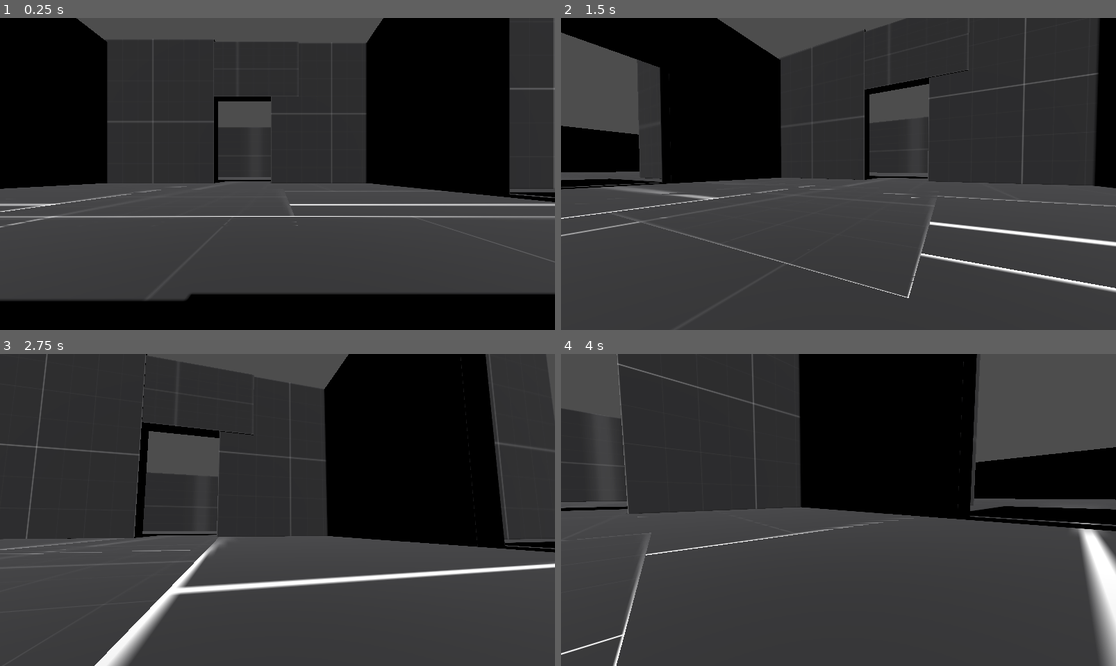
Above: before the commit, frames 1-4 (two rows, left to right).
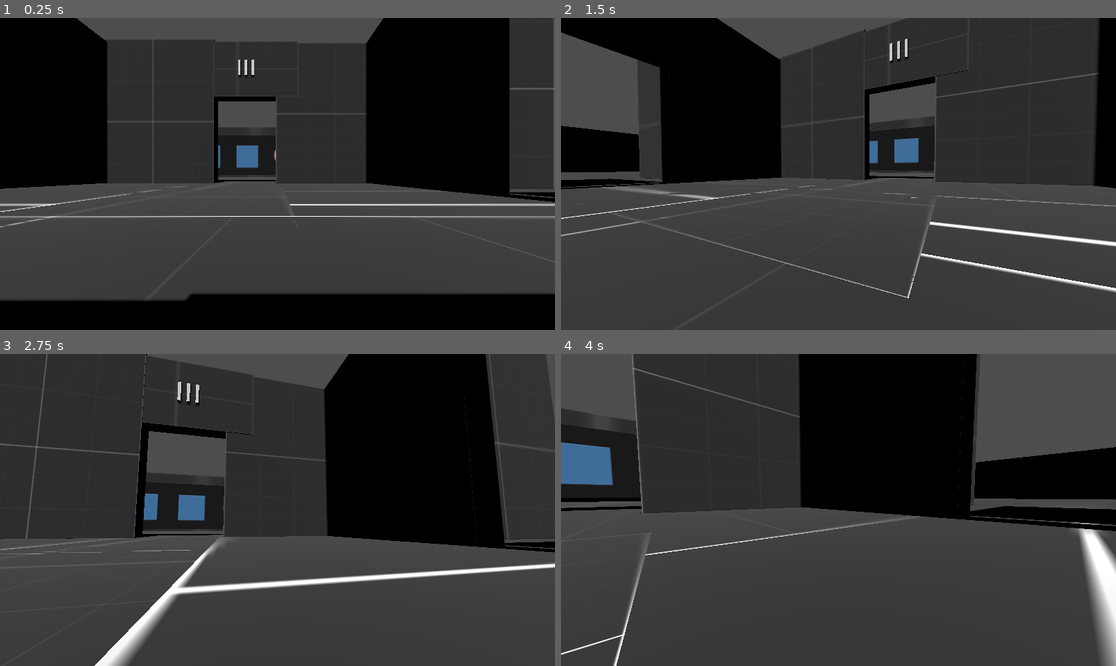
Above: after the commit, the same moments.

Repository: aapolipponen/otajamit-30-1-2026
Game: Godot game, scene res://Testing.tscn
The game is run twice, just before and just after one commit, with the same random seed, the same clock (stepped at 60 frames per second) and the same inputs.
Inputs (mouse positions are in pixels of both pictures, inside the frame that each line leads up to):
- Up to frame 1 (0.25 s): no input
- Up to frame 2 (1.5 s): tap Enter at 0.5 s; move the mouse to (866, 174) at 0.52 s; hold Ctrl (crouch) 0.53-1.28 s; hold W (forward) from 0.53 s (still down); tap Space (jump) at 0.77 s; move the mouse to (810, 174) at 1.27 s; tap Shift (walk) at 1.35 s
- Up to frame 3 (2.75 s): keep holding W (forward); tap Space (jump) at 1.52 s; move the mouse to (288, 503) at 2.02 s; hold Ctrl (crouch) from 2.03 s (still down)
- Up to frame 4 (4 s): keep holding W (forward); move the mouse to (832, 516) at 2.77 s; release Ctrl (crouch) at 2.78 s; tap Shift (walk) at 2.85 s; tap Space (jump) at 3.02, 3.77 s; move the mouse to (877, 513) at 3.52 s; hold Ctrl (crouch) from 3.53 s (still down)

The runs differ from the first frame. In frame 1, 0.9% of the frame differs, in the area x 39-60%, y 8-54%; in frame 2, 1.2%; in frame 3, 1.3%; in frame 4, 3.1%, in the area x 0-64%, y 0-57%.

Commit message:
Add files via upload
Map, II and III

Diff:
--- a/Testing.tscn
+++ b/Testing.tscn
@@ -2,6 +2,20 @@
 
 [ext_resource type="PackedScene" uid="uid://7rwa47xsk8m2" path="res://PlayerController.tscn" id="1_xsbja"]
 [ext_resource type="Texture2D" uid="uid://c1gn75bth5tv2" path="res://texture_01.png" id="2_kbnka"]
+[ext_resource type="Texture2D" uid="uid://b3grgiw0pknxx" path="res://Näyttökuva 2026-01-30 212215.png" id="3_ug5dp"]
+[ext_resource type="Texture2D" uid="uid://bpdh83ch0ec6x" path="res://Näyttökuva 2026-01-30 225611.png" id="4_ggfmo"]
+[ext_resource type="Texture2D" uid="uid://7d6k0du2330p" path="res://Näyttökuva 2026-01-30 212002.png" id="4_p1hxi"]
+[ext_resource type="Texture2D" uid="uid://n1qeubu8dqmk" path="res://Näyttökuva 2026-01-30 212021.png" id="5_ggfmo"]
+[ext_resource type="Texture2D" uid="uid://beldvkdcadv54" path="res://Näyttökuva 2026-01-30 212006.png" id="6_w83xx"]
+[ext_resource type="Texture2D" uid="uid://cnwyumsydokdn" path="res://Näyttökuva 2026-01-30 212010.png" id="7_hfmw1"]
+[ext_resource type="Texture2D" uid="uid://dghi725khctdy" path="res://Näyttökuva 2026-01-30 212014.png" id="8_ggpq4"]
+[ext_resource type="Texture2D" uid="uid://kw7refyu5ynn" path="res://Näyttökuva 2026-01-30 230907.png" id="8_hfmw1"]
+[ext_resource type="Texture2D" uid="uid://b1hd6y0tchy6t" path="res://Näyttökuva 2026-01-30 230914.png" id="9_ggpq4"]
+[ext_resource type="Texture2D" uid="uid://c57mqhkqy1he6" path="res://Näyttökuva 2026-01-30 212017.png" id="9_j3rha"]
+[ext_resource type="Texture2D" uid="uid://b33ywxvo3xhn4" path="res://Näyttökuva 2026-01-30 230919.png" id="10_j3rha"]
+[ext_resource type="Texture2D" uid="uid://b1ttpqyebefqb" path="res://Näyttökuva 2026-01-30 230923.png" id="11_cdvb4"]
+[ext_resource type="Texture2D" uid="uid://0r5lilerbxgf" path="res://Näyttökuva 2026-01-30 230933.png" id="12_vpgx6"]
+[ext_resource type="Texture2D" uid="uid://dkw5why1rq4xu" path="res://Näyttökuva 2026-01-30 230938.png" id="13_a0cfd"]
 
 [sub_resource type="StandardMaterial3D" id="StandardMaterial3D_j58s4"]
 albedo_texture = ExtResource("2_kbnka")
@@ -14,6 +28,64 @@
 
 [sub_resource type="BoxMesh" id="BoxMesh_kfraa"]
 
+[sub_resource type="StandardMaterial3D" id="StandardMaterial3D_cdvb4"]
+albedo_texture = ExtResource("3_ug5dp")
+uv1_scale = Vector3(2.965, 1.98, 1)
+
+[sub_resource type="StandardMaterial3D" id="StandardMaterial3D_w83xx"]
+albedo_texture = ExtResource("4_ggfmo")
+uv1_scale = Vector3(3.01, 1.91, 1)
+
+[sub_resource type="StandardMaterial3D" id="StandardMaterial3D_vpgx6"]
+albedo_texture = ExtResource("4_p1hxi")
+uv1_scale = Vector3(2.665, 2.105, 2.665)
+
+[sub_resource type="StandardMaterial3D" id="StandardMaterial3D_a0cfd"]
+albedo_texture = ExtResource("5_ggfmo")
+uv1_scale = Vector3(2.985, 2, 1)
+
+[sub_resource type="StandardMaterial3D" id="StandardMaterial3D_upr0i"]
+albedo_texture = ExtResource("6_w83xx")
+uv1_scale = Vector3(2.81, 1.965, 1)
+
+[sub_resource type="StandardMaterial3D" id="StandardMaterial3D_5jjg2"]
+albedo_texture = ExtResource("8_hfmw1")
+uv1_scale = Vector3(2.995, 1.895, 1)
+
+[sub_resource type="StandardMaterial3D" id="StandardMaterial3D_pg7ua"]
+albedo_texture = ExtResource("9_ggpq4")
+uv1_scale = Vector3(2.935, 2.195, 1)
+
+[sub_resource type="StandardMaterial3D" id="StandardMaterial3D_i5yph"]
+albedo_texture = ExtResource("10_j3rha")
+uv1_scale = Vector3(2.99, 1.88, 1)
+
+[sub_resource type="StandardMaterial3D" id="StandardMaterial3D_g36nn"]
+albedo_texture = ExtResource("11_cdvb4")
+uv1_scale = Vector3(3, 1.89, 1)
+
+[sub_resource type="StandardMaterial3D" id="StandardMaterial3D_8uycl"]
+albedo_texture = ExtResource("12_vpgx6")
+uv1_scale = Vector3(2.995, 1.825, 1)
+
+[sub_resource type="StandardMaterial3D" id="StandardMaterial3D_j0nvx"]
+albedo_texture = ExtResource("13_a0cfd")
+uv1_scale = Vector3(3, 1.88, 1)
+
+[sub_resource type="StandardMaterial3D" id="StandardMaterial3D_emyso"]
+albedo_texture = ExtResource("7_hfmw1")
+uv1_scale = Vector3(2.815, 2.045, 1)
+
+[sub_resource type="StandardMaterial3D" id="StandardMaterial3D_v0y1x"]
+albedo_texture = ExtResource("8_ggpq4")
+uv1_scale = Vector3(2.755, 1.965, 1)
+
+[sub_resource type="StandardMaterial3D" id="StandardMaterial3D_b5xk3"]
+albedo_texture = ExtResource("9_j3rha")
+uv1_scale = Vector3(2.675, 2.025, 1)
+
+[sub_resource type="StandardMaterial3D" id="StandardMaterial3D_kfraa"]
+
 [node name="Node3D" type="Node3D" unique_id=91772372]
 
 [node name="CharacterBody3D" parent="." unique_id=1370756456 instance=ExtResource("1_xsbja")]
@@ -57,16 +129,6 @@
 [node name="StaticBody3D" type="StaticBody3D" parent="MeshInstance3D6" unique_id=454591530]
 
 [node name="CollisionShape3D" type="CollisionShape3D" parent="MeshInstance3D6/StaticBody3D" unique_id=757194008]
-shape = SubResource("ConcavePolygonShape3D_j54wf")
-
-[node name="MeshInstance3D7" type="MeshInstance3D" parent="." unique_id=1188955517]
-transform = Transform3D(107.27331, 0, 0, 0, 1.807494, 0, 0, 0, 103.61589, 3.571827, -12.662439, -0.5753555)
-material_override = SubResource("StandardMaterial3D_j58s4")
-mesh = SubResource("BoxMesh_g1yhe")
-
-[node name="StaticBody3D" type="StaticBody3D" parent="MeshInstance3D7" unique_id=2004272896]
-
-[node name="CollisionShape3D" type="CollisionShape3D" parent="MeshInstance3D7/StaticBody3D" unique_id=639410105]
 shape = SubResource("ConcavePolygonShape3D_j54wf")
 
 [node name="MeshInstance3D35" type="MeshInstance3D" parent="." unique_id=420137727]
@@ -339,6 +401,28 @@
 [node name="CollisionShape3D" type="CollisionShape3D" parent="MeshInstance3D24/StaticBody3D" unique_id=201357453]
 shape = SubResource("ConcavePolygonShape3D_j54wf")
 
+[node name="MeshInstance3D51" type="MeshInstance3D" parent="." unique_id=1310292400]
+transform = Transform3D(-1.2365145e-07, 0, -84.37276, 0, 21.77872, 0, 2.8288155, 0, -3.6880504e-06, 5.5933056, 6.1683435, -98.749794)
+material_override = SubResource("StandardMaterial3D_cdvb4")
+mesh = SubResource("BoxMesh_kfraa")
+skeleton = NodePath("../MeshInstance3D")
+
+[node name="StaticBody3D" type="StaticBody3D" parent="MeshInstance3D51" unique_id=232952691]
+
+[node name="CollisionShape3D" type="CollisionShape3D" parent="MeshInstance3D51/StaticBody3D" unique_id=1732739915]
+shape = SubResource("ConcavePolygonShape3D_j54wf")
+
+[node name="MeshInstance3D52" type="MeshInstance3D" parent="." unique_id=1852342569]
+transform = Transform3D(-2.9645646, 0, 8.792348, 0, 21.77872, 0, -0.16122968, 0, -161.66676, 189.71417, 7.9832773, 2.2926598)
+material_override = SubResource("StandardMaterial3D_w83xx")
+mesh = SubResource("BoxMesh_kfraa")
+skeleton = NodePath("../MeshInstance3D")
+
+[node name="StaticBody3D" type="StaticBody3D" parent="MeshInstance3D52" unique_id=1679431277]
+
+[node name="CollisionShape3D" type="CollisionShape3D" parent="MeshInstance3D52/StaticBody3D" unique_id=1832663334]
+shape = SubResource("ConcavePolygonShape3D_j54wf")
+
 [node name="MeshInstance3D31" type="MeshInstance3D" parent="." unique_id=2118064126]
 transform = Transform3D(-1.2365146e-07, 0, -396.75284, 0, 32.761345, 0, 2.8288157, 0, -1.7342618e-05, 0.4701767, 6.1683435, 111.416214)
 material_override = SubResource("StandardMaterial3D_j58s4")
@@ -384,7 +468,7 @@
 shape = SubResource("ConcavePolygonShape3D_j54wf")
 
 [node name="MeshInstance3D17" type="MeshInstance3D" parent="." unique_id=193085273]
-transform = Transform3D(-1.2365142e-07, 0, -24.253628, 0, 28.301455, 0, 2.8288147, 0, -1.0601598e-06, 23.820908, 7.839327, -26.470005)
+transform = Transform3D(-1.2365142e-07, 0, -46.794624, 0, 28.301455, 0, 2.8288147, 0, -2.045458e-06, 36.058235, 7.839327, -26.470005)
 material_override = SubResource("StandardMaterial3D_j58s4")
 mesh = SubResource("BoxMesh_kfraa")
 skeleton = NodePath("../MeshInstance3D")
@@ -392,6 +476,162 @@
 [node name="StaticBody3D" type="StaticBody3D" parent="MeshInstance3D17" unique_id=1943653922]
 
 [node name="CollisionShape3D" type="CollisionShape3D" parent="MeshInstance3D17/StaticBody3D" unique_id=456248630]
+transform = Transform3D(1, 0, 0, 0, 0.9996995, 0, 0, 0, 1, 0, 0, 0)
+shape = SubResource("ConcavePolygonShape3D_j54wf")
+
+[node name="MeshInstance3D45" type="MeshInstance3D" parent="." unique_id=1522416760]
+transform = Transform3D(-6.6083246e-08, 0, -3.075217, 0, 1.4163609, 0, 1.5118085, 0, -1.3442201e-07, 49.06041, -1.7886076, -27.86421)
+material_override = SubResource("StandardMaterial3D_vpgx6")
+mesh = SubResource("BoxMesh_kfraa")
+skeleton = NodePath("../MeshInstance3D")
+
+[node name="StaticBody3D" type="StaticBody3D" parent="MeshInstance3D45" unique_id=732876349]
+
+[node name="CollisionShape3D" type="CollisionShape3D" parent="MeshInstance3D45/StaticBody3D" unique_id=555096116]
+transform = Transform3D(1, 0, 0, 0, 0.9996995, 0, 0, 0, 1, 0, 0, 0)
+shape = SubResource("ConcavePolygonShape3D_j54wf")
+
+[node name="MeshInstance3D50" type="MeshInstance3D" parent="." unique_id=1994700047]
+transform = Transform3D(-6.6083246e-08, 0, -3.075217, 0, 1.4163609, 0, 1.5118085, 0, -1.3442201e-07, 16.10315, -1.7886076, -27.86421)
+material_override = SubResource("StandardMaterial3D_a0cfd")
+mesh = SubResource("BoxMesh_kfraa")
+skeleton = NodePath("../MeshInstance3D")
+
+[node name="StaticBody3D" type="StaticBody3D" parent="MeshInstance3D50" unique_id=34129839]
+
+[node name="CollisionShape3D" type="CollisionShape3D" parent="MeshInstance3D50/StaticBody3D" unique_id=104706970]
+transform = Transform3D(1, 0, 0, 0, 0.9996995, 0, 0, 0, 1, 0, 0, 0)
+shape = SubResource("ConcavePolygonShape3D_j54wf")
+
+[node name="MeshInstance3D46" type="MeshInstance3D" parent="." unique_id=1254082116]
+transform = Transform3D(-6.6083246e-08, 0, -6.02361, 0, 3.7193563, 0, 1.5118085, 0, -2.6330036e-07, 43.415974, -1.668122, -27.86421)
+material_override = SubResource("StandardMaterial3D_upr0i")
+mesh = SubResource("BoxMesh_kfraa")
+skeleton = NodePath("../MeshInstance3D")
+
+[node name="StaticBody3D" type="StaticBody3D" parent="MeshInstance3D46" unique_id=1870212172]
+
+[node name="CollisionShape3D" type="CollisionShape3D" parent="MeshInstance3D46/StaticBody3D" unique_id=1616143945]
+transform = Transform3D(1, 0, 0, 0, 0.9996995, 0, 0, 0, 1, 0, 0, 0)
+shape = SubResource("ConcavePolygonShape3D_j54wf")
+
+[node name="MeshInstance3D53" type="MeshInstance3D" parent="." unique_id=754427819]
+transform = Transform3D(-1.00661005e-07, 0, -6.023609, 0, 1.2951117, 0, 2.3028555, 0, -2.6330034e-07, 56.930607, -3.1813858, 68.49784)
+material_override = SubResource("StandardMaterial3D_5jjg2")
+mesh = SubResource("BoxMesh_kfraa")
+skeleton = NodePath("../MeshInstance3D")
+
+[node name="StaticBody3D" type="StaticBody3D" parent="MeshInstance3D53" unique_id=1915278879]
+
+[node name="CollisionShape3D" type="CollisionShape3D" parent="MeshInstance3D53/StaticBody3D" unique_id=699172589]
+transform = Transform3D(1, 0, 0, 0, 0.9996995, 0, 0, 0, 1, 0, 0, 0)
+shape = SubResource("ConcavePolygonShape3D_j54wf")
+
+[node name="MeshInstance3D54" type="MeshInstance3D" parent="." unique_id=1532456914]
+transform = Transform3D(-1.00661005e-07, 0, -6.023609, 0, 1.2951117, 0, 2.3028555, 0, -2.6330034e-07, 56.930607, -3.1813858, 65.21986)
+material_override = SubResource("StandardMaterial3D_pg7ua")
+mesh = SubResource("BoxMesh_kfraa")
+skeleton = NodePath("../MeshInstance3D")
+
+[node name="StaticBody3D" type="StaticBody3D" parent="MeshInstance3D54" unique_id=1924695749]
+
+[node name="CollisionShape3D" type="CollisionShape3D" parent="MeshInstance3D54/StaticBody3D" unique_id=293166958]
+transform = Transform3D(1, 0, 0, 0, 0.9996995, 0, 0, 0, 1, 0, 0, 0)
+shape = SubResource("ConcavePolygonShape3D_j54wf")
+
+[node name="MeshInstance3D55" type="MeshInstance3D" parent="." unique_id=274920892]
+transform = Transform3D(-1.00661005e-07, 0, -6.023609, 0, 1.2951117, 0, 2.3028555, 0, -2.6330034e-07, 56.930607, -3.1813858, 62.13112)
+material_override = SubResource("StandardMaterial3D_i5yph")
+mesh = SubResource("BoxMesh_kfraa")
+skeleton = NodePath("../MeshInstance3D")
+
+[node name="StaticBody3D" type="StaticBody3D" parent="MeshInstance3D55" unique_id=579695371]
+
+[node name="CollisionShape3D" type="CollisionShape3D" parent="MeshInstance3D55/StaticBody3D" unique_id=1375989196]
+transform = Transform3D(1, 0, 0, 0, 0.9996995, 0, 0, 0, 1, 0, 0, 0)
+shape = SubResource("ConcavePolygonShape3D_j54wf")
+
+[node name="MeshInstance3D56" type="MeshInstance3D" parent="." unique_id=1064354614]
+transform = Transform3D(-1.00661005e-07, 0, -6.023609, 0, 1.2951117, 0, 2.3028555, 0, -2.6330034e-07, 56.930607, -3.1813858, 62.13112)
+material_override = SubResource("StandardMaterial3D_i5yph")
+mesh = SubResource("BoxMesh_kfraa")
+skeleton = NodePath("../MeshInstance3D")
+
+[node name="StaticBody3D" type="StaticBody3D" parent="MeshInstance3D56" unique_id=278303817]
+
+[node name="CollisionShape3D" type="CollisionShape3D" parent="MeshInstance3D56/StaticBody3D" unique_id=621236377]
+transform = Transform3D(1, 0, 0, 0, 0.9996995, 0, 0, 0, 1, 0, 0, 0)
+shape = SubResource("ConcavePolygonShape3D_j54wf")
+
+[node name="MeshInstance3D57" type="MeshInstance3D" parent="." unique_id=644558128]
+transform = Transform3D(-1.00661005e-07, 0, -6.023609, 0, 1.2951117, 0, 2.3028555, 0, -2.6330034e-07, 56.930607, -3.1813858, 59.072906)
+material_override = SubResource("StandardMaterial3D_g36nn")
+mesh = SubResource("BoxMesh_kfraa")
+skeleton = NodePath("../MeshInstance3D")
+
+[node name="StaticBody3D" type="StaticBody3D" parent="MeshInstance3D57" unique_id=382395967]
+
+[node name="CollisionShape3D" type="CollisionShape3D" parent="MeshInstance3D57/StaticBody3D" unique_id=1507413435]
+transform = Transform3D(1, 0, 0, 0, 0.9996995, 0, 0, 0, 1, 0, 0, 0)
+shape = SubResource("ConcavePolygonShape3D_j54wf")
+
+[node name="MeshInstance3D58" type="MeshInstance3D" parent="." unique_id=257457366]
+transform = Transform3D(-1.00661005e-07, 0, -6.023609, 0, 1.2951117, 0, 2.3028555, 0, -2.6330034e-07, 56.930607, -3.1813858, 56.03751)
+material_override = SubResource("StandardMaterial3D_8uycl")
+mesh = SubResource("BoxMesh_kfraa")
+skeleton = NodePath("../MeshInstance3D")
+
+[node name="StaticBody3D" type="StaticBody3D" parent="MeshInstance3D58" unique_id=1506801671]
+
+[node name="CollisionShape3D" type="CollisionShape3D" parent="MeshInstance3D58/StaticBody3D" unique_id=280872372]
+transform = Transform3D(1, 0, 0, 0, 0.9996995, 0, 0, 0, 1, 0, 0, 0)
+shape = SubResource("ConcavePolygonShape3D_j54wf")
+
+[node name="MeshInstance3D59" type="MeshInstance3D" parent="." unique_id=216961038]
+transform = Transform3D(-1.00661005e-07, 0, -6.023609, 0, 1.2951117, 0, 2.3028555, 0, -2.6330034e-07, 56.930607, -3.1813858, 53.099)
+material_override = SubResource("StandardMaterial3D_j0nvx")
+mesh = SubResource("BoxMesh_kfraa")
+skeleton = NodePath("../MeshInstance3D")
+
+[node name="StaticBody3D" type="StaticBody3D" parent="MeshInstance3D59" unique_id=611667602]
+
+[node name="CollisionShape3D" type="CollisionShape3D" parent="MeshInstance3D59/StaticBody3D" unique_id=247027936]
+transform = Transform3D(1, 0, 0, 0, 0.9996995, 0, 0, 0, 1, 0, 0, 0)
+shape = SubResource("ConcavePolygonShape3D_j54wf")
+
+[node name="MeshInstance3D47" type="MeshInstance3D" parent="." unique_id=760904245]
+transform = Transform3D(-6.6083246e-08, 0, -6.02361, 0, 3.7193563, 0, 1.5118085, 0, -2.6330036e-07, 36.348167, -1.668122, -27.86421)
+material_override = SubResource("StandardMaterial3D_emyso")
+mesh = SubResource("BoxMesh_kfraa")
+skeleton = NodePath("../MeshInstance3D")
+
+[node name="StaticBody3D" type="StaticBody3D" parent="MeshInstance3D47" unique_id=41478656]
+
+[node name="CollisionShape3D" type="CollisionShape3D" parent="MeshInstance3D47/StaticBody3D" unique_id=20182258]
+transform = Transform3D(1, 0, 0, 0, 0.9996995, 0, 0, 0, 1, 0, 0, 0)
+shape = SubResource("ConcavePolygonShape3D_j54wf")
+
+[node name="MeshInstance3D48" type="MeshInstance3D" parent="." unique_id=52924877]
+transform = Transform3D(-6.6083246e-08, 0, -6.02361, 0, 3.7193563, 0, 1.5118085, 0, -2.6330036e-07, 29.4902, -1.668122, -27.86421)
+material_override = SubResource("StandardMaterial3D_v0y1x")
+mesh = SubResource("BoxMesh_kfraa")
+skeleton = NodePath("../MeshInstance3D")
+
+[node name="StaticBody3D" type="StaticBody3D" parent="MeshInstance3D48" unique_id=350883826]
+
+[node name="CollisionShape3D" type="CollisionShape3D" parent="MeshInstance3D48/StaticBody3D" unique_id=338752008]
+transform = Transform3D(1, 0, 0, 0, 0.9996995, 0, 0, 0, 1, 0, 0, 0)
+shape = SubResource("ConcavePolygonShape3D_j54wf")
+
+[node name="MeshInstance3D49" type="MeshInstance3D" parent="." unique_id=132841115]
+transform = Transform3D(-6.6083246e-08, 0, -6.02361, 0, 3.7193563, 0, 1.5118085, 0, -2.6330036e-07, 22.303303, -1.668122, -27.86421)
+material_override = SubResource("StandardMaterial3D_b5xk3")
+mesh = SubResource("BoxMesh_kfraa")
+skeleton = NodePath("../MeshInstance3D")
+
+[node name="StaticBody3D" type="StaticBody3D" parent="MeshInstance3D49" unique_id=469437011]
+
+[node name="CollisionShape3D" type="CollisionShape3D" parent="MeshInstance3D49/StaticBody3D" unique_id=2106726089]
 transform = Transform3D(1, 0, 0, 0, 0.9996995, 0, 0, 0, 1, 0, 0, 0)
 shape = SubResource("ConcavePolygonShape3D_j54wf")
 
@@ -405,3 +645,102 @@
 
 [node name="CollisionShape3D" type="CollisionShape3D" parent="MeshInstance3D18/StaticBody3D" unique_id=896658676]
 shape = SubResource("ConcavePolygonShape3D_j54wf")
+
+[node name="MeshInstance3D36" type="MeshInstance3D" parent="." unique_id=7105286]
+transform = Transform3D(-1.236514e-07, 0, -0.46155256, 0, 2.9997618, 0, 2.8288145, 0, -2.0175104e-08, 5.5828857, 16.64619, -25.647072)
+material_override = SubResource("StandardMaterial3D_kfraa")
+mesh = SubResource("BoxMesh_kfraa")
+skeleton = NodePath("../MeshInstance3D")
+
+[node name="StaticBody3D" type="StaticBody3D" parent="MeshInstance3D36" unique_id=1730030962]
+
+[node name="CollisionShape3D" type="CollisionShape3D" parent="MeshInstance3D36/StaticBody3D" unique_id=1446255245]
+shape = SubResource("ConcavePolygonShape3D_j54wf")
+
+[node name="MeshInstance3D37" type="MeshInstance3D" parent="." unique_id=1069732029]
+transform = Transform3D(-1.236514e-07, 0, -0.46155256, 0, 2.9997618, 0, 2.8288145, 0, -2.0175104e-08, 6.885726, 16.64619, -25.647072)
+material_override = SubResource("StandardMaterial3D_kfraa")
+mesh = SubResource("BoxMesh_kfraa")
+skeleton = NodePath("../MeshInstance3D")
+
+[node name="StaticBody3D" type="StaticBody3D" parent="MeshInstance3D37" unique_id=1403042776]
+
+[node name="CollisionShape3D" type="CollisionShape3D" parent="MeshInstance3D37/StaticBody3D" unique_id=596230576]
+shape = SubResource("ConcavePolygonShape3D_j54wf")
+
+[node name="MeshInstance3D38" type="MeshInstance3D" parent="." unique_id=90872788]
+transform = Transform3D(-1.236514e-07, 0, -0.46155256, 0, 2.9997618, 0, 2.8288145, 0, -2.0175104e-08, 8.202002, 16.64619, -25.647072)
+material_override = SubResource("StandardMaterial3D_kfraa")
+mesh = SubResource("BoxMesh_kfraa")
+skeleton = NodePath("../MeshInstance3D")
+
+[node name="StaticBody3D" type="StaticBody3D" parent="MeshInstance3D38" unique_id=633687487]
+
+[node name="CollisionShape3D" type="CollisionShape3D" parent="MeshInstance3D38/StaticBody3D" unique_id=602860180]
+shape = SubResource("ConcavePolygonShape3D_j54wf")
+
+[node name="MeshInstance3D39" type="MeshInstance3D" parent="." unique_id=938657997]
+transform = Transform3D(-2.2339966e-08, 0, -0.46155256, 0, 2.9997618, 0, 0.51107895, 0, -2.0175104e-08, 30.792688, 16.64619, 2.4064121)
+material_override = SubResource("StandardMaterial3D_kfraa")
+mesh = SubResource("BoxMesh_kfraa")
+skeleton = NodePath("../MeshInstance3D")
+
+[node name="StaticBody3D" type="StaticBody3D" parent="MeshInstance3D39" unique_id=845677693]
+
+[node name="CollisionShape3D" type="CollisionShape3D" parent="MeshInstance3D39/StaticBody3D" unique_id=920027365]
+shape = SubResource("ConcavePolygonShape3D_j54wf")
+
+[node name="MeshInstance3D40" type="MeshInstance3D" parent="." unique_id=1074131589]
+transform = Transform3D(-2.2339966e-08, 0, -0.46155256, 0, 2.9997618, 0, 0.51107895, 0, -2.0175104e-08, 30.792688, 16.64619, 3.9435654)
+material_override = SubResource("StandardMaterial3D_kfraa")
+mesh = SubResource("BoxMesh_kfraa")
+skeleton = NodePath("../MeshInstance3D")
+
+[node name="StaticBody3D" type="StaticBody3D" parent="MeshInstance3D40" unique_id=1561992188]
+
+[node name="CollisionShape3D" type="CollisionShape3D" parent="MeshInstance3D40/StaticBody3D" unique_id=653809399]
+shape = SubResource("ConcavePolygonShape3D_j54wf")
+
+[node name="MeshInstance3D41" type="MeshInstance3D" parent="." unique_id=495445480]
+transform = Transform3D(-2.2339966e-08, 0, -0.46155256, 0, 2.9997618, 0, 0.51107895, 0, -2.0175104e-08, 5.134864, 16.64619, 31.17378)
+material_override = SubResource("StandardMaterial3D_kfraa")
+mesh = SubResource("BoxMesh_kfraa")
+skeleton = NodePath("../MeshInstance3D")
+
+[node name="StaticBody3D" type="StaticBody3D" parent="MeshInstance3D41" unique_id=47373754]
+
+[node name="CollisionShape3D" type="CollisionShape3D" parent="MeshInstance3D41/StaticBody3D" unique_id=1040142155]
+shape = SubResource("ConcavePolygonShape3D_j54wf")
+
+[node name="MeshInstance3D42" type="MeshInstance3D" parent="." unique_id=1069603266]
+transform = Transform3D(-2.2339966e-08, 0, -0.46155256, 0, 2.9997618, 0, 0.51107895, 0, -2.0175104e-08, -20.802948, 16.64619, 4.4330597)
+material_override = SubResource("StandardMaterial3D_kfraa")
+mesh = SubResource("BoxMesh_kfraa")
+skeleton = NodePath("../MeshInstance3D")
+
+[node name="StaticBody3D" type="StaticBody3D" parent="MeshInstance3D42" unique_id=1306364023]
+
+[node name="CollisionShape3D" type="CollisionShape3D" parent="MeshInstance3D42/StaticBody3D" unique_id=941945608]
+shape = SubResource("ConcavePolygonShape3D_j54wf")
+
+[node name="MeshInstance3D43" type="MeshInstance3D" parent="." unique_id=84724756]
+transform = Transform3D(-2.2339966e-08, 0, -0.46155256, -0.2331211, 2.6695192, 9.202575e-09, 0.45481443, 1.3682969, -1.7954036e-08, -20.802948, 16.64619, 2.8687859)
+material_override = SubResource("StandardMaterial3D_kfraa")
+mesh = SubResource("BoxMesh_kfraa")
+skeleton = NodePath("../MeshInstance3D")
+
+[node name="StaticBody3D" type="StaticBody3D" parent="MeshInstance3D43" unique_id=1183067343]
+
+[node name="CollisionShape3D" type="CollisionShape3D" parent="MeshInstance3D43/StaticBody3D" unique_id=441741730]
+shape = SubResource("ConcavePolygonShape3D_j54wf")
+
+[node name="MeshInstance3D44" type="MeshInstance3D" parent="." unique_id=761911862]
+transform = Transform3D(-2.2339965e-08, 4.861167e-15, -0.46155256, 0.20525543, 2.747211, -8.102564e-09, 0.46805102, -1.2047406, -1.8476559e-08, -20.802948, 16.64619, 1.7085419)
+material_override = SubResource("StandardMaterial3D_kfraa")
+mesh = SubResource("BoxMesh_kfraa")
+skeleton = NodePath("../MeshInstance3D")
+
+[node name="StaticBody3D" type="StaticBody3D" parent="MeshInstance3D44" unique_id=405862894]
+
+[node name="CollisionShape3D" type="CollisionShape3D" parent="MeshInstance3D44/StaticBody3D" unique_id=1554131143]
+shape = SubResource("ConcavePolygonShape3D_j54wf")
Binary file added: Näyttökuva 2026-01-30 212002.png
Not shown, added: Näyttökuva 2026-01-30 212002.png.import
Binary file added: Näyttökuva 2026-01-30 212006.png
Not shown, added: Näyttökuva 2026-01-30 212006.png.import
Binary file added: Näyttökuva 2026-01-30 212010.png
Not shown, added: Näyttökuva 2026-01-30 212010.png.import
Binary file added: Näyttökuva 2026-01-30 212014.png
Not shown, added: Näyttökuva 2026-01-30 212014.png.import
Binary file added: Näyttökuva 2026-01-30 212017.png
Not shown, added: Näyttökuva 2026-01-30 212017.png.import
Binary file added: Näyttökuva 2026-01-30 212021.png
Not shown, added: Näyttökuva 2026-01-30 212021.png.import
(and 16 more such lines)
